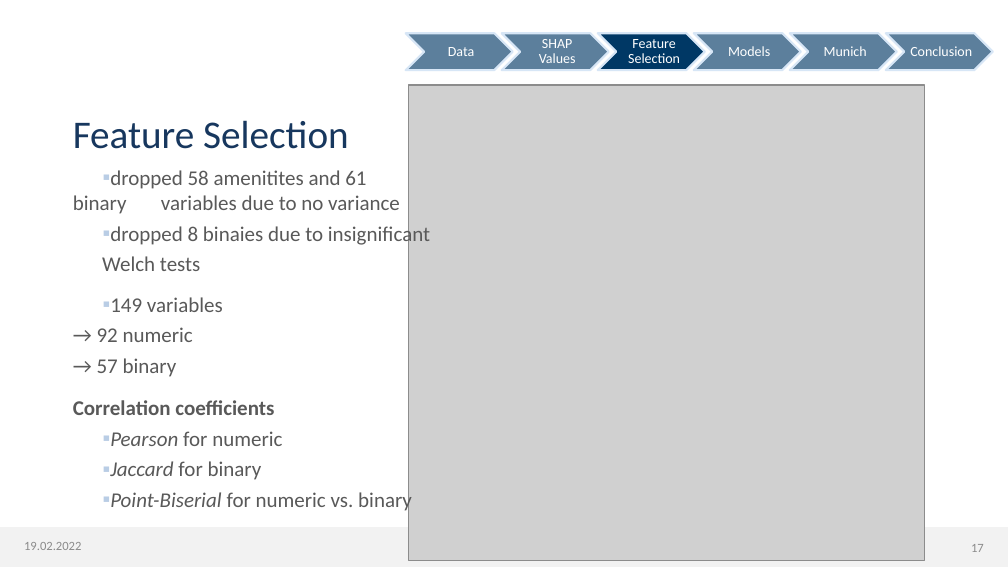
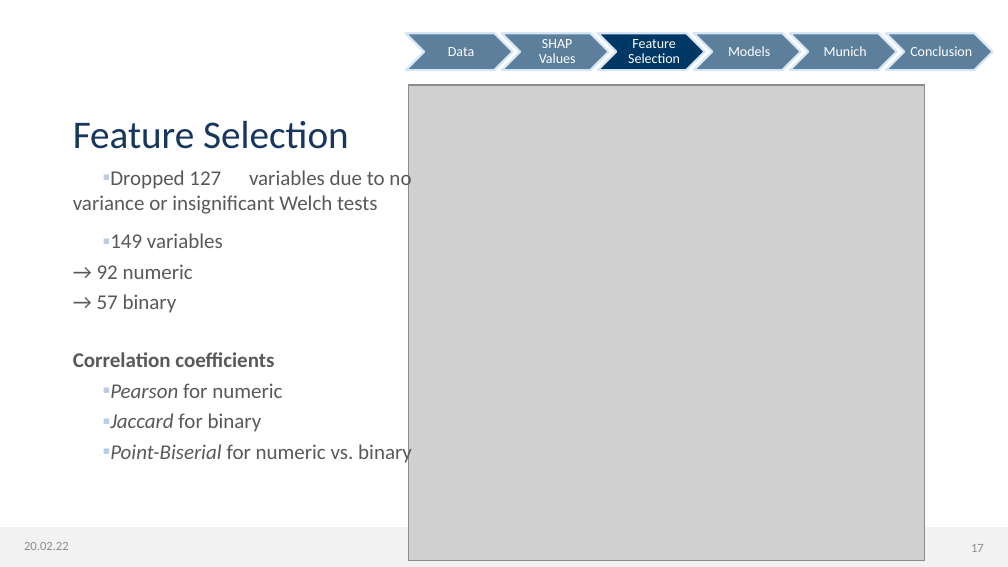
Before and after one commit to dmnk1308/DubAir, a slide deck: slide 17 of Präsi.pptx. Drawn at 1008x567 pixels with LibreOffice and Linux fonts; fonts in the diff are those of the drawing; grey boxes stand for pictures; background and template pictures are left out. Boxes give left, top, right and bottom in pixels: in the first picture for what was removed or moved away, otherwise in the second. Text is boxed around its words. In the diff, an @@ line names an element or a change of style, - is before the commit and + after.

```diff
--- a/Präsi.pptx
+++ b/Präsi.pptx
@@ text at [73, 168, 411, 214]: text changed @@
-▪ dropped 58 amenitites and 61 binary variables due to no variance
-▪ dropped 8 binaies due to insignificant
-Welch tests
+▪ Dropped 127 variables due to no variance or insignificant Welch tests
@@ text "149 variables": place and size @@
-text "149 variables" at [97, 297, 223, 377]
+text "149 variables" at [97, 233, 223, 313]
@@ text "Correlation coefficients": place and size @@
-text "Correlation coefficients" at [73, 400, 412, 513]
+text "Correlation coefficients" at [73, 352, 412, 465]
@@ text at [24, 542, 69, 550]: text changed @@
-19.02.2022
+20.02.22
```
Also in this commit, not shown: 32 other slides changed, 1 slide removed.
